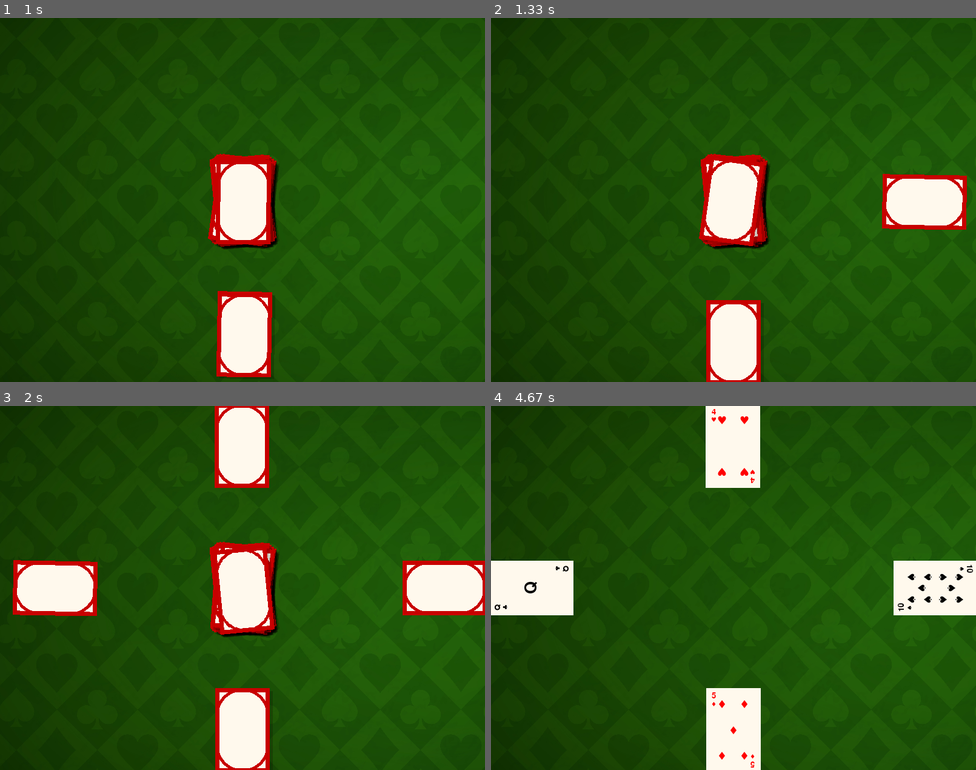
Above: before the commit, frames 1-4 (two rows, left to right).
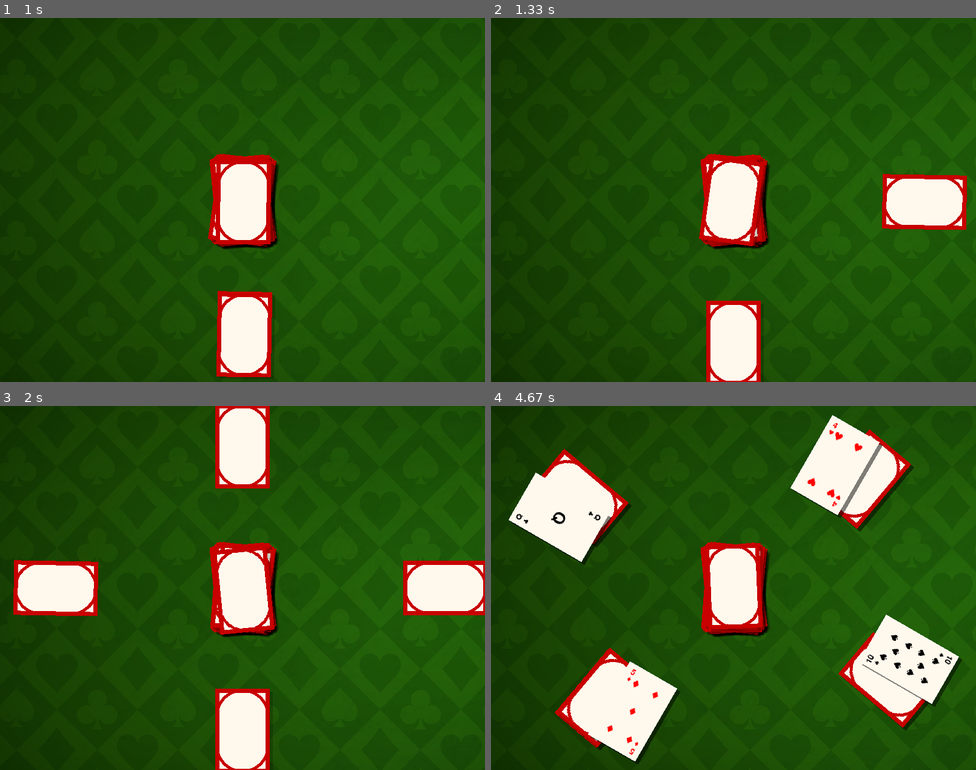
Above: after the commit, the same moments.

Repository: Julien-Audigier/Pygames
Game: pygame game, started from Blackjack/Blackjack.py
Same seed, same stepped clock (60 frames per second), same inputs: the game is played once before the commit and once after it.
Inputs (mouse positions are in pixels of both pictures, inside the frame that each line leads up to):
- Up to frame 1 (1 s): click "Play" at 0.38 s; tap Enter at 0.67 s
- Up to frame 2 (1.33 s): no input
- Up to frame 3 (2 s): no input
- Up to frame 4 (4.67 s): click (733, 671) at 4.55 s, where only the run after the commit has a clickable "Stay"

Frame 1 is identical in both runs. In frame 2, less than 0.1% of the frame differs, in the area x 44-56%, y 77-100%; in frame 3, 0.4%; in frame 4, 31%, in the area x 0-100%, y 0-100%.

Commit message:
New draw_as_hand fuction

Diff:
--- a/Blackjack/Blackjack.py
+++ b/Blackjack/Blackjack.py
@@ -34,23 +34,22 @@
    """returns var+result"""
    return var+(end-var)*speed/10
 
-def point_c(angle:float,x,y,width,height):
-    i = ((angle % 360)*math.pi)/180
-    cosi = math.cos(i)
-    sini = math.sin(i)
-    cos2i = cosi*cosi
-    sin2i = sini*sini
-    a = width/2
-    b = height/2
-    b2 = b*b
-    a2 = a*a
-
-    p=((a*b*cosi)//math.sqrt(b2*cos2i+a2*sin2i))+x
-    j=((a*b*sini)//math.sqrt(b2*cos2i+a2*sin2i))+y
-    return(p,j)
+def point_c(angle: float, x, y, width, height):
+    i = (angle * math.pi) / 180
+    a = width / 2
+    b = height / 2
+    p = x + a * math.cos(i)
+    j = y + b * math.sin(i)
+    return (p, j)
 
 def in_ballpark(var, equal, buffer = 10):
     return var < equal + 10 and var > equal - 10
+
+def round_down(var):
+    inter = round(var)
+    if inter > var:
+        return inter-1
+    return inter
 
 class IMAGE:
     def __init__(self, path, x, y, width, height):
@@ -430,10 +429,14 @@
 
         card_rect = surface.get_rect(center=(x, y) if (x is not None and y is not None) else self.surface[1].center)
 
-        #if hover:
-            #if card_rect.collidepoint(pg.mouse.get_pos()[0],pg.mouse.get_pos()[0]):
-                #surface.size = surface.size+hover_offset
-                #card_rect = surface.get_rect(center=(x, y) if (x is not None and y is not None) else self.surface[1].center)
+        if hover:
+            mouse_pos = pg.mouse.get_pos()
+            if card_rect.collidepoint(mouse_pos):
+                w, h = surface.get_size()
+                new_w = w + int(hover_offset)
+                new_h = h + int(hover_offset)
+                surface = pg.transform.scale(surface, (new_w, new_h))
+                card_rect = surface.get_rect(center=card_rect.center)
 
         if shadow:
             shadow_surf = surface.copy()
@@ -481,6 +484,7 @@
         self.x=None
         self.y=None
         self.angle = 0 #Just for easy access, not actually used for drawing/positioning since each card tracks its own rotation and position
+        self.rotation = 0
 
     def shuffle(self):
         """Shuffle the deck using random.shuffle."""
@@ -544,12 +548,38 @@
         for card in self.cards:
             card.set_pos(x, y)
 
+    def move(self, x_offset, y_offset):
+        """Add x_offset to x and y_offset to y"""
+        self.x += x_offset
+        self.y += y_offset
+        for card in self.cards:
+            card.set_pos(card.x + x_offset, card.y + y_offset)
+
     def draw(self, shadow=False, shadow_alpha=128, shadow_offset=(5, 5), hover:bool=False, hover_offset:float=6):
         """Draw all cards in the deck."""
         for card in self.cards:
             card.draw(shadow=shadow, shadow_alpha=shadow_alpha, shadow_offset=shadow_offset,hover=hover,hover_offset=hover_offset)
 
+    def draw_as_hand(self, center_ellipse:pg.rect.Rect, spacing=10, middle_angle:int = None, shadow=True, shadow_alpha=128, shadow_offset=(5, 5), hover:bool=False, hover_offset:float=6):
+        total_cards = len(self.cards)
+        if total_cards == 0:
+            return
+        if middle_angle is None:
+            middle_angle = self.angle
+
+        if total_cards % 2 == 0: #Even number of cards
+            start_angle = middle_angle + spacing/2 + (total_cards//2 - 1) * spacing
+        else: #Odd number of cards
+            start_angle = middle_angle + (total_cards//2) * spacing
+
+        for index, card in enumerate(self.cards):
+            angle = start_angle - index * spacing
+            card.set_pos(*point_c(angle, center_ellipse.centerx, center_ellipse.centery, center_ellipse.width, center_ellipse.height))
+            card.rotate(-(angle-90) - card.rotation) #Rotate card to match its position on the ellipse
+            card.draw(shadow=shadow, shadow_alpha=shadow_alpha, shadow_offset=shadow_offset,hover=hover,hover_offset=hover_offset)
+
     def rotate(self, angle=int):
+        self.rotation = (self.rotation + angle) % 360
         for card in self.cards:
             card.rotate(angle)
 
@@ -561,6 +591,10 @@
 menuButton2 = TEXT("Edit Settings", 550, 300, mode="topleft", font_size=32, color=(255, 255, 255), hover_color=(220, 50, 50))
 menuButton3 = TEXT("Exit", 550, 375, mode="topleft", font_size=32, color=(255, 255, 255), hover_color=(220, 50, 50))
  #Play
+  #Turns
+hitButton = TEXT("Hit", 375, 390, mode="topleft", font_size=32, color=(225,225, 225), hover_color=(220, 50, 50))
+stayButton = TEXT("Stay", 375, 425, mode="topleft", font_size=32, color=(225,225, 225), hover_color=(220, 50, 50))
+  #vars
 playBackground = IMAGE("Blackjack/GreenBackground1.jpg", -40, 0, 1600, 600)
 card_index = 0
 deckCreate_speed = 1
@@ -572,6 +606,7 @@
 deck_index = 0
 decks_turning = 0
 deck_speed = 1
+turned = 0
 #Settings
 settingsBackground = IMAGE("Blackjack/GreenBackground2.jpg", 0, 0, 800, 800)
 numDecks = 1
@@ -654,6 +689,7 @@
                     deck_index = 0
                     play_mode = "create deck"
                     decks_turning = 0
+                    turned = 0
                 case "create deck":
                     tempDeck.draw(shadow=True, shadow_alpha=50)  # Draw all cards in the temporary deck
                     if card_index < len(gameDeck.cards):
@@ -715,7 +751,7 @@
                         card = deck.cards[-1]
                         target_x = deck.x
                         target_y = deck.y
-                        target_r = angle+90 #Rotation
+                        target_r = angle+270 #Rotation
                         side = "back"
                         deck.flip_card(-1, side)
                         card.rotation = 0
@@ -739,6 +775,7 @@
                                 play_mode = "turns"
                                 continue
                         #New Card
+
                         angle += 360/totalPlayers
                         deck = decks[deck_index]
                         deck.resize(20)
@@ -748,7 +785,7 @@
                         card = deck.cards[-1]
                         target_x = deck.x
                         target_y = deck.y
-                        target_r = angle+90 #Rotation
+                        target_r = angle+270 #Rotation
                         deck.flip_card(-1,side=side)
                         card.rotation = 0 #Looks better
 
@@ -757,7 +794,7 @@
                         i.resize(20) #Just for insurance
                         decks[index].draw()
                 case "turns":
-                    if keyPressed == pg.K_SPACE and decks_turning <= 0:
+                    if stayButton.is_clicked() and decks_turning <= 0:
                         deck_index+=1
                         decks_turning = 360/totalPlayers
                     if deck_index+1 > len(decks): #Everyone played
@@ -765,17 +802,36 @@
 
                    # Apply rotation to all decks if turning is active
                     if decks_turning > 0:
+                        turned += 5 * deck_speed
                         for index, i in enumerate(decks):
                             i.angle += 5 * deck_speed
                             xy = point_c(i.angle, deckEllipse.centerx, deckEllipse.centery, deckEllipse.width, deckEllipse.height)
-                            i.pos(xy[0], xy[1])
+                            i.move(xy[0]-i.x,xy[1]-i.y)
                             i.rotate(-5 * deck_speed)
-                        decks_turning -= 5 * deck_speed  # Decrement only once per frame
-
-                    # Draw all decks
-                    for index, i in enumerate(decks):
+                    decks_turning -= 5 * deck_speed  # Decrement only once per frame
+
+                    if turned >= 360/totalPlayers: #Reset angles after full turn
+                        decks_turning = 0
+                        for index, i in enumerate(decks):
+                            for n in range(0, int(turned/(5 * deck_speed))):
+                                i.angle -= 5 * deck_speed #Reset angle to original position
+                                i.rotate(5 * deck_speed) #Reset rotation to original position
+                            i.angle += 360/totalPlayers #Set angle to new position
+                            i.rotate(-360/totalPlayers) #Rotate to new position
+                            xy = point_c(i.angle, deckEllipse.centerx, deckEllipse.centery, deckEllipse.width, deckEllipse.height)
+                            i.pos(xy[0],xy[1])
+                        turned = 0
+
+
+                    # Draw
+                    gameDeck.draw(shadow=True, shadow_alpha=50)  # Draw the main deck in the center
+                    for index, i in enumerate(decks): #Decks
                         i.resize(20)  # Just for insurance
-                        decks[index].draw()
+                        decks[index].draw_as_hand(deckEllipse)  # Draw each deck as a hand with its current angle
+                     #Buttons
+                    if decks_turning <= 0: #Only show buttons when not turning
+                        hitButton.draw()
+                        stayButton.draw()
                 case _:
                     mode = "menu"
         case "settings":
